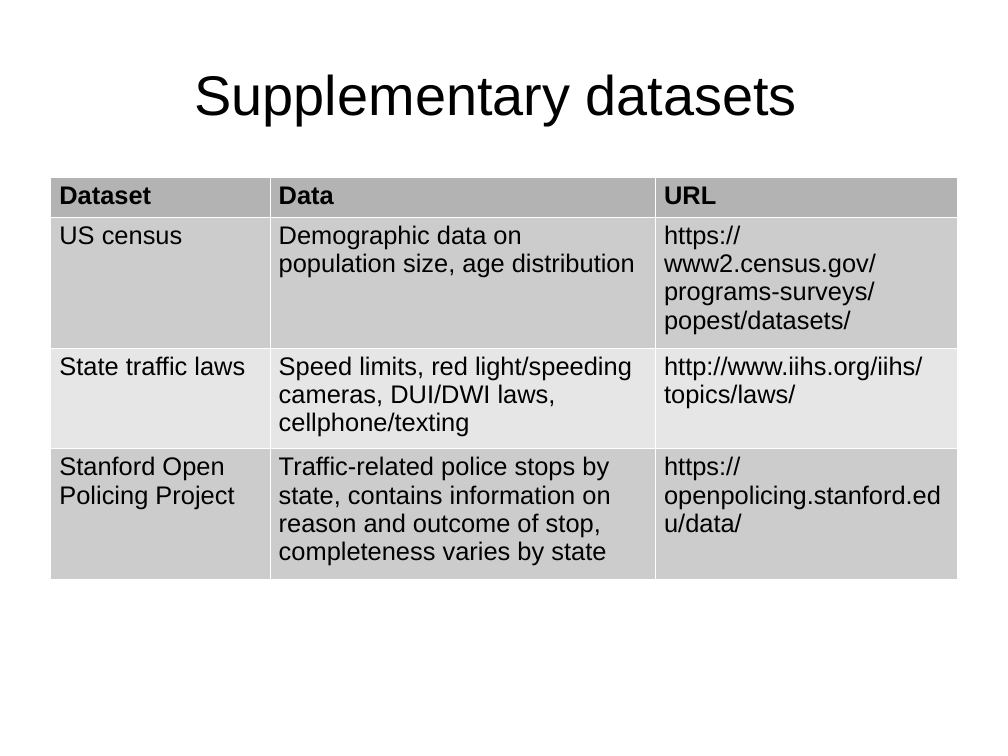
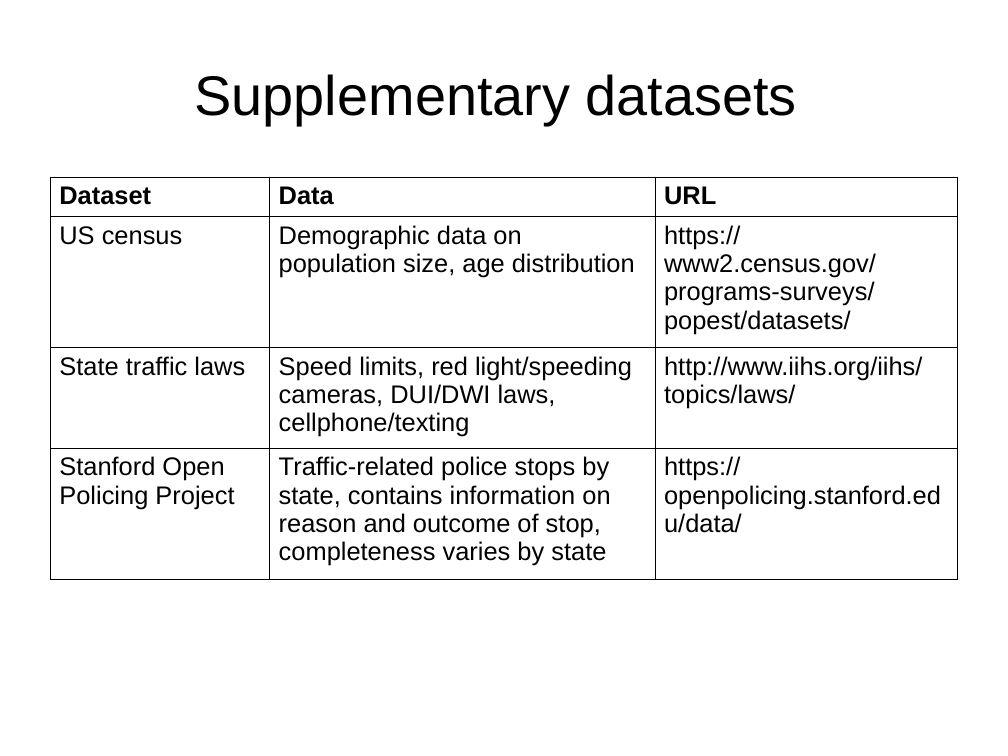
Before and after one commit to rlrognstad/springboard_capstone_1, a slide deck: slide 4 of capstone_I_update_20170725.odp. Drawn at 1008x756 pixels with LibreOffice and Linux fonts; fonts in the diff are those of the drawing. Boxes give left, top, right and bottom in pixels: in the first picture for what was removed or moved away, otherwise in the second. Text is boxed around its words. In the diff, an @@ line names an element or a change of style, - is before the commit and + after.

```diff
--- a/capstone_I_update_20170725.odp
+++ b/capstone_I_update_20170725.odp
@@ table at [50,177,958,570] @@
@@ fill #B3B3B3 to none in row 1 @@
@@ fill #CCCCCC to none in 6 cells @@
@@ fill #E6E6E6 to none in row 3 @@
@@ borders changed @@
```
Also in this commit, not shown: 2 other slides changed, 9 slides added, 5 other files.
